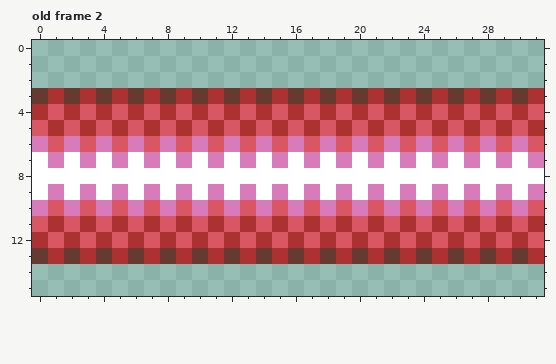
File history of a pixel-art file, assets/textures/laser.aseprite. The first picture shows the starting point.
32x16 pixels, 5 frames. Shown: old frame 2. The commit also changed other frames, which this record leaves out.
After the commit:
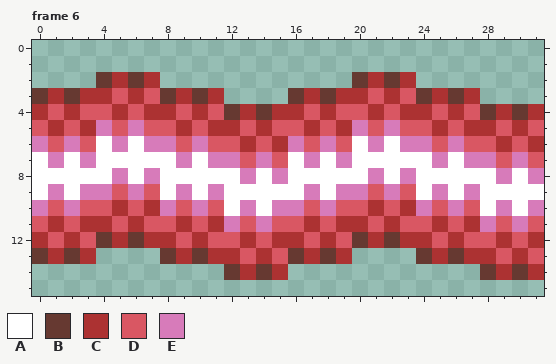
Palette (. is transparent): A #ffffff  B #663931  C #ac3232  D #d95763  E #d77bba
A new or re-ordered frame is compared with the old frame closest to it.
Commit message: Add some more tether dying levels
Change:
frames 5 -> 10
--- frame 6 is new; against old frame 2
@@ x 0..31 @@
  1 ................................
- 2 ................................
- 3 BCBCBCBCBCBCBCBCBCBCBCBCBCBCBCBC
- 4 CDCDCDCDCDCDCDCDCDCDCDCDCDCDCDCD
- 5 DCDCDCDCDCDCDCDCDCDCDCDCDCDCDCDC
- 6 EDEDEDEDEDEDEDEDEDEDEDEDEDEDEDED
- 7 AEAEAEAEAEAEAEAEAEAEAEAEAEAEAEAE
- 8 AAAAAAAAAAAAAAAAAAAAAAAAAAAAAAAA
- 9 AEAEAEAEAEAEAEAEAEAEAEAEAEAEAEAE
-10 EDEDEDEDEDEDEDEDEDEDEDEDEDEDEDED
-11 DCDCDCDCDCDCDCDCDCDCDCDCDCDCDCDC
-12 CDCDCDCDCDCDCDCDCDCDCDCDCDCDCDCD
-13 BCBCBCBCBCBCBCBCBCBCBCBCBCBCBCBC
-14 ................................
+ 2 ....BCBC............BCBC........
+ 3 BCBCCDCDBCBC....BCBCCDCDBCBC....
+ 4 CDCDDCDCCDCDBCBCCDCDDCDCCDCDBCBC
+ 5 DCDCEDEDDCDCCDCDDCDCEDEDDCDCCDCD
+ 6 EDEDAEAEEDEDDCDCEDEDAEAEEDEDDCDC
+ 7 AEAEAAAAAEAEEDEDAEAEAAAAAEAEEDED
+ 8 AAAAAEAEAAAAAEAEAAAAAEAEAAAAAEAE
+ 9 AEAEEDEDAEAEAAAAAEAEEDEDAEAEAAAA
+10 EDEDDCDCEDEDAEAEEDEDDCDCEDEDAEAE
+11 DCDCCDCDDCDCEDEDDCDCCDCDDCDCEDED
+12 CDCDBCBCCDCDDCDCCDCDBCBCCDCDDCDC
+13 BCBC....BCBCCDCDBCBC....BCBCCDCD
+14 ............BCBC............BCBC
 15 ................................
Where, in picture pixels (left, top, right, bottom), the same in both pictures:
changed: (96, 72, 160, 264)
changed: (224, 72, 416, 280)
changed: (480, 88, 544, 280)
